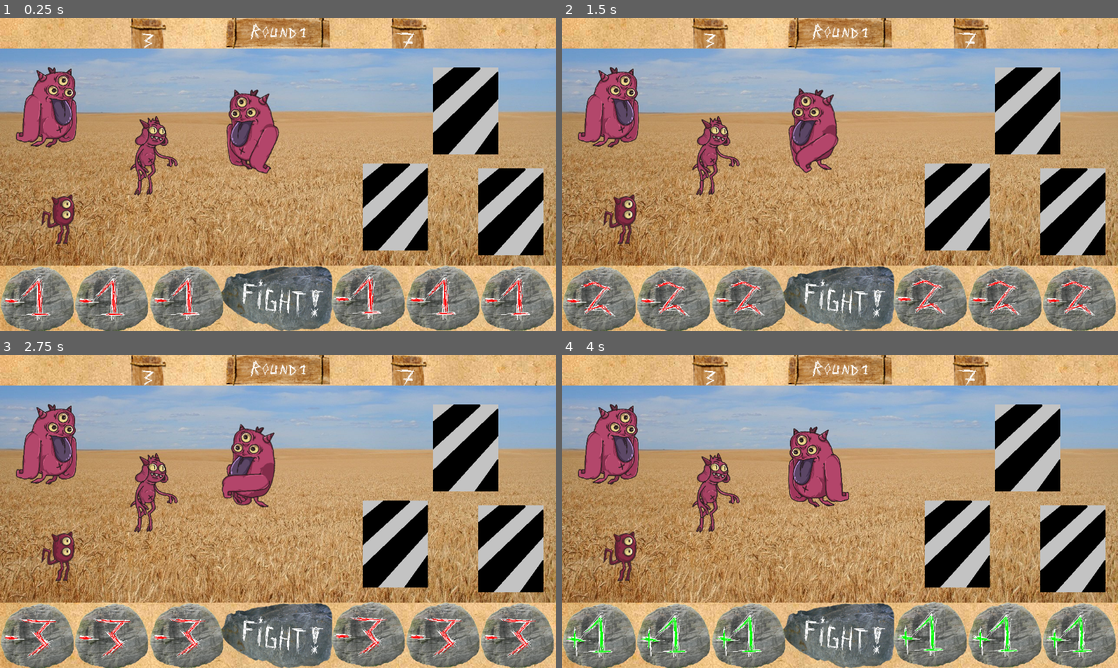
Above: before the commit, frames 1-4 (two rows, left to right).
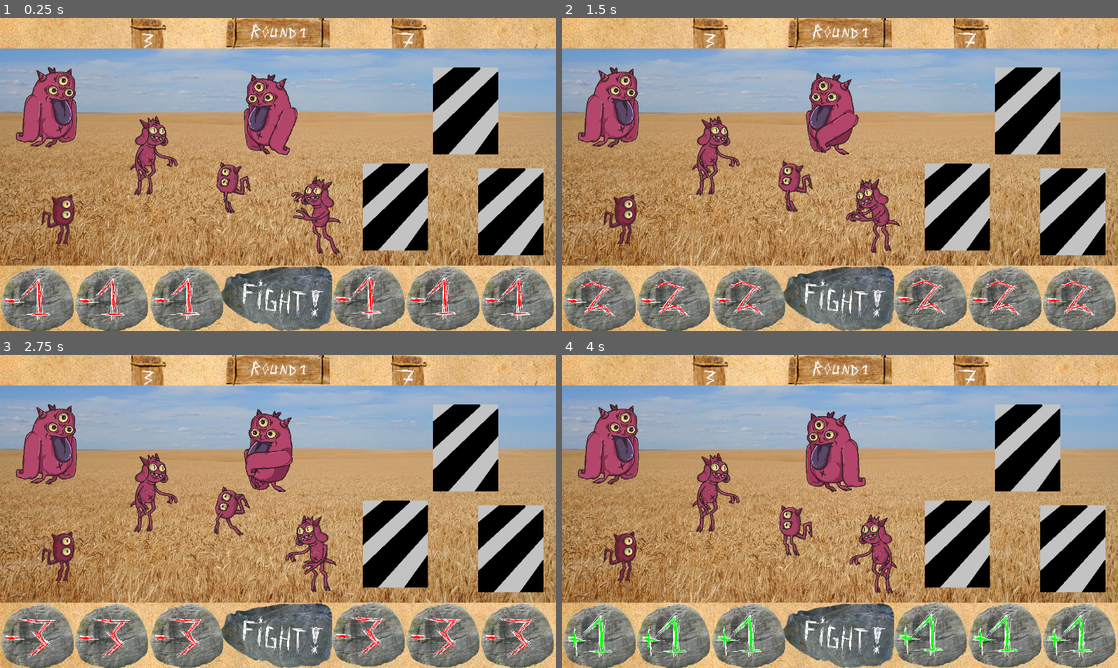
Above: after the commit, the same moments.

Repository: Onizik/Ludum04.24
Game: Godot game, scene res://scenes/main_game.tscn
Same seed, same stepped clock (60 frames per second), same inputs: the game is played once before the commit and once after it. The project has no main scene, so this scene is started directly.
Inputs (mouse positions are in pixels of both pictures, inside the frame that each line leads up to):
- Up to frame 1 (0.25 s): no input
- Up to frame 2 (1.5 s): click (840, 299) at 0.5 s; click (600, 299) at 1.25 s
- Up to frame 3 (2.75 s): click (111, 636) at 2 s
- Up to frame 4 (4 s): click (751, 636) at 2.75 s; click (928, 633) at 3.5 s

The runs differ from the first frame. In frame 1, 3.9% of the frame differs, in the area x 39-62%, y 18-76%; in frame 2, 3.8%; in frame 3, 3.7%; in frame 4, 4.2%, in the area x 39-61%, y 18-77%.

Commit message:
add animations for bes

Diff:
--- a/assets/game/animations/bes.tscn
+++ b/assets/game/animations/bes.tscn
@@ -1,10 +1,20 @@
-[gd_scene load_steps=9 format=3 uid="uid://bc1qrum2m26d8"]
+[gd_scene load_steps=21 format=3 uid="uid://bc1qrum2m26d8"]
 
 [ext_resource type="Texture2D" uid="uid://bf00n1s0iwde6" path="res://assets/game/enemy/bes1/parts/bes1_body.png" id="1_hgl7b"]
 [ext_resource type="Texture2D" uid="uid://df42pj1s5ilgc" path="res://assets/game/enemy/bes1/parts/bes1_arm_l.png" id="2_61j1t"]
 [ext_resource type="Texture2D" uid="uid://ey18x68n74ku" path="res://assets/game/enemy/bes1/parts/bes1_arm_r.png" id="3_0rxpv"]
 [ext_resource type="Texture2D" uid="uid://b0u2o0o5ja2xe" path="res://assets/game/enemy/bes1/parts/bes1_leg_l.png" id="4_f8q4e"]
 [ext_resource type="Texture2D" uid="uid://sdd1icr4856e" path="res://assets/game/enemy/bes1/parts/bes1_leg_r.png" id="5_0locl"]
+[ext_resource type="Texture2D" uid="uid://k1salf8dae1a" path="res://assets/game/enemy/bes2/parts/bes2_body.png" id="6_617fn"]
+[ext_resource type="Texture2D" uid="uid://b0lg4oqacp5gk" path="res://assets/game/enemy/bes2/parts/bes2_leg_l.png" id="7_fxney"]
+[ext_resource type="Texture2D" uid="uid://b22enq7staso1" path="res://assets/game/enemy/bes2/parts/bes2_leg_r.png" id="8_osgmb"]
+[ext_resource type="Texture2D" uid="uid://bchwl7mgw5jub" path="res://assets/game/enemy/bes2/parts/bes2_tail.png" id="9_3jl76"]
+[ext_resource type="Texture2D" uid="uid://cwlofx7v2eqv" path="res://assets/game/enemy/bes4/bes4/bes4_body.png" id="10_4mhxk"]
+[ext_resource type="Texture2D" uid="uid://botufkj5mf88k" path="res://assets/game/enemy/bes4/bes4/bes4_arm_l.png" id="11_erg6b"]
+[ext_resource type="Texture2D" uid="uid://cein8tygmoeud" path="res://assets/game/enemy/bes4/bes4/bes4_leg_r.png" id="12_7s7nw"]
+[ext_resource type="Texture2D" uid="uid://d5trakxugcvf" path="res://assets/game/enemy/bes4/bes4/bes4_arm_r.png" id="13_18va7"]
+[ext_resource type="Texture2D" uid="uid://574si2nlodth" path="res://assets/game/enemy/bes4/bes4/bes4_leg_l.png" id="14_rbce3"]
+[ext_resource type="Texture2D" uid="uid://cfm2g6ufi2u7a" path="res://assets/game/enemy/bes4/bes4/bes4_tail.png" id="15_ii4l2"]
 
 [sub_resource type="Animation" id="Animation_jjwwm"]
 resource_name = "idle"
@@ -13,7 +23,7 @@
 tracks/0/type = "value"
 tracks/0/imported = false
 tracks/0/enabled = true
-tracks/0/path = NodePath("body/arm_l:rotation")
+tracks/0/path = NodePath("bes1/arm_l:rotation")
 tracks/0/interp = 1
 tracks/0/loop_wrap = true
 tracks/0/keys = {
@@ -25,7 +35,7 @@
 tracks/1/type = "value"
 tracks/1/imported = false
 tracks/1/enabled = true
-tracks/1/path = NodePath("body/arm_r:rotation")
+tracks/1/path = NodePath("bes1/arm_r:rotation")
 tracks/1/interp = 1
 tracks/1/loop_wrap = true
 tracks/1/keys = {
@@ -37,7 +47,7 @@
 tracks/2/type = "value"
 tracks/2/imported = false
 tracks/2/enabled = true
-tracks/2/path = NodePath("body/leg_l:rotation")
+tracks/2/path = NodePath("bes1/leg_l:rotation")
 tracks/2/interp = 1
 tracks/2/loop_wrap = true
 tracks/2/keys = {
@@ -49,7 +59,7 @@
 tracks/3/type = "value"
 tracks/3/imported = false
 tracks/3/enabled = true
-tracks/3/path = NodePath("body/leg_r:rotation")
+tracks/3/path = NodePath("bes1/leg_r:rotation")
 tracks/3/interp = 1
 tracks/3/loop_wrap = true
 tracks/3/keys = {
@@ -61,7 +71,7 @@
 tracks/4/type = "value"
 tracks/4/imported = false
 tracks/4/enabled = true
-tracks/4/path = NodePath("body:rotation")
+tracks/4/path = NodePath("bes1:rotation")
 tracks/4/interp = 1
 tracks/4/loop_wrap = true
 tracks/4/keys = {
@@ -69,6 +79,18 @@
 "transitions": PackedFloat32Array(1, 1),
 "update": 0,
 "values": [0.0, 0.282743]
+}
+tracks/5/type = "value"
+tracks/5/imported = false
+tracks/5/enabled = true
+tracks/5/path = NodePath("bes1/arm_l:position")
+tracks/5/interp = 1
+tracks/5/loop_wrap = true
+tracks/5/keys = {
+"times": PackedFloat32Array(0, 1),
+"transitions": PackedFloat32Array(1, 1),
+"update": 0,
+"values": [Vector2(0, 0), Vector2(10.5895, -28.0689)]
 }
 
 [sub_resource type="Animation" id="Animation_umm8v"]
@@ -76,7 +98,7 @@
 tracks/0/type = "value"
 tracks/0/imported = false
 tracks/0/enabled = true
-tracks/0/path = NodePath("body/arm_l:rotation")
+tracks/0/path = NodePath("bes1/arm_l:rotation")
 tracks/0/interp = 1
 tracks/0/loop_wrap = true
 tracks/0/keys = {
@@ -88,7 +110,7 @@
 tracks/1/type = "value"
 tracks/1/imported = false
 tracks/1/enabled = true
-tracks/1/path = NodePath("body/arm_r:rotation")
+tracks/1/path = NodePath("bes1/arm_r:rotation")
 tracks/1/interp = 1
 tracks/1/loop_wrap = true
 tracks/1/keys = {
@@ -100,7 +122,7 @@
 tracks/2/type = "value"
 tracks/2/imported = false
 tracks/2/enabled = true
-tracks/2/path = NodePath("body/leg_l:rotation")
+tracks/2/path = NodePath("bes1/leg_l:rotation")
 tracks/2/interp = 1
 tracks/2/loop_wrap = true
 tracks/2/keys = {
@@ -112,7 +134,7 @@
 tracks/3/type = "value"
 tracks/3/imported = false
 tracks/3/enabled = true
-tracks/3/path = NodePath("body/leg_r:rotation")
+tracks/3/path = NodePath("bes1/leg_r:rotation")
 tracks/3/interp = 1
 tracks/3/loop_wrap = true
 tracks/3/keys = {
@@ -124,7 +146,7 @@
 tracks/4/type = "value"
 tracks/4/imported = false
 tracks/4/enabled = true
-tracks/4/path = NodePath("body:rotation")
+tracks/4/path = NodePath("bes1:rotation")
 tracks/4/interp = 1
 tracks/4/loop_wrap = true
 tracks/4/keys = {
@@ -133,35 +155,579 @@
 "update": 0,
 "values": [0.0]
 }
+tracks/5/type = "value"
+tracks/5/imported = false
+tracks/5/enabled = true
+tracks/5/path = NodePath("bes1/arm_l:position")
+tracks/5/interp = 1
+tracks/5/loop_wrap = true
+tracks/5/keys = {
+"times": PackedFloat32Array(0),
+"transitions": PackedFloat32Array(1),
+"update": 0,
+"values": [Vector2(0, 0)]
+}
+tracks/6/type = "value"
+tracks/6/imported = false
+tracks/6/enabled = true
+tracks/6/path = NodePath("bes2:position")
+tracks/6/interp = 1
+tracks/6/loop_wrap = true
+tracks/6/keys = {
+"times": PackedFloat32Array(0),
+"transitions": PackedFloat32Array(1),
+"update": 0,
+"values": [Vector2(0, 0)]
+}
+tracks/7/type = "value"
+tracks/7/imported = false
+tracks/7/enabled = true
+tracks/7/path = NodePath("bes2:rotation")
+tracks/7/interp = 1
+tracks/7/loop_wrap = true
+tracks/7/keys = {
+"times": PackedFloat32Array(0),
+"transitions": PackedFloat32Array(1),
+"update": 0,
+"values": [0.0]
+}
+tracks/8/type = "value"
+tracks/8/imported = false
+tracks/8/enabled = true
+tracks/8/path = NodePath("bes2/leg_l:position")
+tracks/8/interp = 1
+tracks/8/loop_wrap = true
+tracks/8/keys = {
+"times": PackedFloat32Array(0),
+"transitions": PackedFloat32Array(1),
+"update": 0,
+"values": [Vector2(0, 0)]
+}
+tracks/9/type = "value"
+tracks/9/imported = false
+tracks/9/enabled = true
+tracks/9/path = NodePath("bes2/leg_r:position")
+tracks/9/interp = 1
+tracks/9/loop_wrap = true
+tracks/9/keys = {
+"times": PackedFloat32Array(0),
+"transitions": PackedFloat32Array(1),
+"update": 0,
+"values": [Vector2(0, 0)]
+}
+tracks/10/type = "value"
+tracks/10/imported = false
+tracks/10/enabled = true
+tracks/10/path = NodePath("bes2/tail:position")
+tracks/10/interp = 1
+tracks/10/loop_wrap = true
+tracks/10/keys = {
+"times": PackedFloat32Array(0),
+"transitions": PackedFloat32Array(1),
+"update": 0,
+"values": [Vector2(0, 0)]
+}
+tracks/11/type = "value"
+tracks/11/imported = false
+tracks/11/enabled = true
+tracks/11/path = NodePath("bes2/leg_l:rotation")
+tracks/11/interp = 1
+tracks/11/loop_wrap = true
+tracks/11/keys = {
+"times": PackedFloat32Array(0),
+"transitions": PackedFloat32Array(1),
+"update": 0,
+"values": [0.0]
+}
+tracks/12/type = "value"
+tracks/12/imported = false
+tracks/12/enabled = true
+tracks/12/path = NodePath("bes2/leg_r:rotation")
+tracks/12/interp = 1
+tracks/12/loop_wrap = true
+tracks/12/keys = {
+"times": PackedFloat32Array(0),
+"transitions": PackedFloat32Array(1),
+"update": 0,
+"values": [0.0]
+}
+tracks/13/type = "value"
+tracks/13/imported = false
+tracks/13/enabled = true
+tracks/13/path = NodePath("bes2/tail:rotation")
+tracks/13/interp = 1
+tracks/13/loop_wrap = true
+tracks/13/keys = {
+"times": PackedFloat32Array(0),
+"transitions": PackedFloat32Array(1),
+"update": 0,
+"values": [0.0]
+}
+tracks/14/type = "value"
+tracks/14/imported = false
+tracks/14/enabled = true
+tracks/14/path = NodePath("bes3:position")
+tracks/14/interp = 1
+tracks/14/loop_wrap = true
+tracks/14/keys = {
+"times": PackedFloat32Array(0),
+"transitions": PackedFloat32Array(1),
+"update": 0,
+"values": [Vector2(0, 0)]
+}
+tracks/15/type = "value"
+tracks/15/imported = false
+tracks/15/enabled = true
+tracks/15/path = NodePath("bes3:rotation")
+tracks/15/interp = 1
+tracks/15/loop_wrap = true
+tracks/15/keys = {
+"times": PackedFloat32Array(0),
+"transitions": PackedFloat32Array(1),
+"update": 0,
+"values": [0.0]
+}
+tracks/16/type = "value"
+tracks/16/imported = false
+tracks/16/enabled = true
+tracks/16/path = NodePath("bes3/arm_l:position")
+tracks/16/interp = 1
+tracks/16/loop_wrap = true
+tracks/16/keys = {
+"times": PackedFloat32Array(0),
+"transitions": PackedFloat32Array(1),
+"update": 0,
+"values": [Vector2(0, 0)]
+}
+tracks/17/type = "value"
+tracks/17/imported = false
+tracks/17/enabled = true
+tracks/17/path = NodePath("bes3/arm_l:rotation")
+tracks/17/interp = 1
+tracks/17/loop_wrap = true
+tracks/17/keys = {
+"times": PackedFloat32Array(0),
+"transitions": PackedFloat32Array(1),
+"update": 0,
+"values": [0.0]
+}
+tracks/18/type = "value"
+tracks/18/imported = false
+tracks/18/enabled = true
+tracks/18/path = NodePath("bes3/leg_r:position")
+tracks/18/interp = 1
+tracks/18/loop_wrap = true
+tracks/18/keys = {
+"times": PackedFloat32Array(0),
+"transitions": PackedFloat32Array(1),
+"update": 0,
+"values": [Vector2(0, 0)]
+}
+tracks/19/type = "value"
+tracks/19/imported = false
+tracks/19/enabled = true
+tracks/19/path = NodePath("bes3/leg_r:rotation")
+tracks/19/interp = 1
+tracks/19/loop_wrap = true
+tracks/19/keys = {
+"times": PackedFloat32Array(0),
+"transitions": PackedFloat32Array(1),
+"update": 0,
+"values": [0.0]
+}
+tracks/20/type = "value"
+tracks/20/imported = false
+tracks/20/enabled = true
+tracks/20/path = NodePath("bes3/arm_r:position")
+tracks/20/interp = 1
+tracks/20/loop_wrap = true
+tracks/20/keys = {
+"times": PackedFloat32Array(0),
+"transitions": PackedFloat32Array(1),
+"update": 0,
+"values": [Vector2(0, 0)]
+}
+tracks/21/type = "value"
+tracks/21/imported = false
+tracks/21/enabled = true
+tracks/21/path = NodePath("bes3/arm_r:rotation")
+tracks/21/interp = 1
+tracks/21/loop_wrap = true
+tracks/21/keys = {
+"times": PackedFloat32Array(0),
+"transitions": PackedFloat32Array(1),
+"update": 0,
+"values": [0.0]
+}
+tracks/22/type = "value"
+tracks/22/imported = false
+tracks/22/enabled = true
+tracks/22/path = NodePath("bes3/leg_l:position")
+tracks/22/interp = 1
+tracks/22/loop_wrap = true
+tracks/22/keys = {
+"times": PackedFloat32Array(0),
+"transitions": PackedFloat32Array(1),
+"update": 0,
+"values": [Vector2(0, 0)]
+}
+tracks/23/type = "value"
+tracks/23/imported = false
+tracks/23/enabled = true
+tracks/23/path = NodePath("bes3/leg_l:rotation")
+tracks/23/interp = 1
+tracks/23/loop_wrap = true
+tracks/23/keys = {
+"times": PackedFloat32Array(0),
+"transitions": PackedFloat32Array(1),
+"update": 0,
+"values": [0.0]
+}
+tracks/24/type = "value"
+tracks/24/imported = false
+tracks/24/enabled = true
+tracks/24/path = NodePath("bes3/tail:position")
+tracks/24/interp = 1
+tracks/24/loop_wrap = true
+tracks/24/keys = {
+"times": PackedFloat32Array(0),
+"transitions": PackedFloat32Array(1),
+"update": 0,
+"values": [Vector2(0, 0)]
+}
+tracks/25/type = "value"
+tracks/25/imported = false
+tracks/25/enabled = true
+tracks/25/path = NodePath("bes3/tail:rotation")
+tracks/25/interp = 1
+tracks/25/loop_wrap = true
+tracks/25/keys = {
+"times": PackedFloat32Array(0),
+"transitions": PackedFloat32Array(1),
+"update": 0,
+"values": [0.0]
+}
+
+[sub_resource type="Animation" id="Animation_cf8je"]
+resource_name = "idle_bes2"
+length = 2.0
+loop_mode = 1
+tracks/0/type = "value"
+tracks/0/imported = false
+tracks/0/enabled = true
+tracks/0/path = NodePath("bes2:position")
+tracks/0/interp = 1
+tracks/0/loop_wrap = true
+tracks/0/keys = {
+"times": PackedFloat32Array(0, 0.7),
+"transitions": PackedFloat32Array(1, 1),
+"update": 0,
+"values": [Vector2(0, 0), Vector2(0, -42)]
+}
+tracks/1/type = "value"
+tracks/1/imported = false
+tracks/1/enabled = true
+tracks/1/path = NodePath("bes2:rotation")
+tracks/1/interp = 1
+tracks/1/loop_wrap = true
+tracks/1/keys = {
+"times": PackedFloat32Array(0, 0.7),
+"transitions": PackedFloat32Array(1, 1),
+"update": 0,
+"values": [0.0, 0.282743]
+}
+tracks/2/type = "value"
+tracks/2/imported = false
+tracks/2/enabled = true
+tracks/2/path = NodePath("bes2/leg_l:position")
+tracks/2/interp = 1
+tracks/2/loop_wrap = true
+tracks/2/keys = {
+"times": PackedFloat32Array(0, 0.7),
+"transitions": PackedFloat32Array(1, 1),
+"update": 0,
+"values": [Vector2(0, 0), Vector2(-0.0323496, -7.28004)]
+}
+tracks/3/type = "value"
+tracks/3/imported = false
+tracks/3/enabled = true
+tracks/3/path = NodePath("bes2/leg_r:position")
+tracks/3/interp = 1
+tracks/3/loop_wrap = true
+tracks/3/keys = {
+"times": PackedFloat32Array(0, 0.7),
+"transitions": PackedFloat32Array(1, 1),
+"update": 0,
+"values": [Vector2(0, 0), Vector2(-9.84958, 9.10965)]
+}
+tracks/4/type = "value"
+tracks/4/imported = false
+tracks/4/enabled = true
+tracks/4/path = NodePath("bes2/tail:position")
+tracks/4/interp = 1
+tracks/4/loop_wrap = true
+tracks/4/keys = {
+"times": PackedFloat32Array(0, 0.7),
+"transitions": PackedFloat32Array(1, 1),
+"update": 0,
+"values": [Vector2(0, 0), Vector2(-14.2811, 1.02499)]
+}
+tracks/5/type = "value"
+tracks/5/imported = false
+tracks/5/enabled = true
+tracks/5/path = NodePath("bes2/leg_l:rotation")
+tracks/5/interp = 1
+tracks/5/loop_wrap = true
+tracks/5/keys = {
+"times": PackedFloat32Array(0, 0.7),
+"transitions": PackedFloat32Array(1, 1),
+"update": 0,
+"values": [0.0, 0.282743]
+}
+tracks/6/type = "value"
+tracks/6/imported = false
+tracks/6/enabled = true
+tracks/6/path = NodePath("bes2/leg_r:rotation")
+tracks/6/interp = 1
+tracks/6/loop_wrap = true
+tracks/6/keys = {
+"times": PackedFloat32Array(0, 0.7),
+"transitions": PackedFloat32Array(1, 1),
+"update": 0,
+"values": [0.0, -0.846485]
+}
+tracks/7/type = "value"
+tracks/7/imported = false
+tracks/7/enabled = true
+tracks/7/path = NodePath("bes2/tail:rotation")
+tracks/7/interp = 1
+tracks/7/loop_wrap = true
+tracks/7/keys = {
+"times": PackedFloat32Array(0, 0.7),
+"transitions": PackedFloat32Array(1, 1),
+"update": 0,
+"values": [0.0, -0.705113]
+}
+
+[sub_resource type="Animation" id="Animation_8invr"]
+resource_name = "idle_bes3"
+length = 4.0
+loop_mode = 1
+tracks/0/type = "value"
+tracks/0/imported = false
+tracks/0/enabled = true
+tracks/0/path = NodePath("bes3:position")
+tracks/0/interp = 1
+tracks/0/loop_wrap = true
+tracks/0/keys = {
+"times": PackedFloat32Array(0, 0.5, 1),
+"transitions": PackedFloat32Array(1, 1, 1),
+"update": 0,
+"values": [Vector2(0, 0), Vector2(11, -4), Vector2(0, 0)]
+}
+tracks/1/type = "value"
+tracks/1/imported = false
+tracks/1/enabled = true
+tracks/1/path = NodePath("bes3:rotation")
+tracks/1/interp = 1
+tracks/1/loop_wrap = true
+tracks/1/keys = {
+"times": PackedFloat32Array(0, 0.5, 1),
+"transitions": PackedFloat32Array(1, 1, 1),
+"update": 0,
+"values": [0.0, 0.282743, -0.282743]
+}
+tracks/2/type = "value"
+tracks/2/imported = false
+tracks/2/enabled = true
+tracks/2/path = NodePath("bes3/arm_l:position")
+tracks/2/interp = 1
+tracks/2/loop_wrap = true
+tracks/2/keys = {
+"times": PackedFloat32Array(0, 0.1, 0.3, 0.5, 1),
+"transitions": PackedFloat32Array(1, 1, 1, 1, 1),
+"update": 0,
+"values": [Vector2(0, 0), Vector2(-4.71326, -8.94792), Vector2(8.52048, -35.5489), Vector2(39.9563, -34.518), Vector2(3.44494, -33.3636)]
+}
+tracks/3/type = "value"
+tracks/3/imported = false
+tracks/3/enabled = true
+tracks/3/path = NodePath("bes3/arm_l:rotation")
+tracks/3/interp = 1
+tracks/3/loop_wrap = true
+tracks/3/keys = {
+"times": PackedFloat32Array(0, 0.5, 1),
+"transitions": PackedFloat32Array(1, 1, 1),
+"update": 0,
+"values": [0.0, 2.96531, 1.97746]
+}
+tracks/4/type = "value"
+tracks/4/imported = false
+tracks/4/enabled = true
+tracks/4/path = NodePath("bes3/leg_r:position")
+tracks/4/interp = 1
+tracks/4/loop_wrap = true
+tracks/4/keys = {
+"times": PackedFloat32Array(0, 0.5, 1),
+"transitions": PackedFloat32Array(1, 1, 1),
+"update": 0,
+"values": [Vector2(0, 0), Vector2(-2.63424, -5.48277), Vector2(14.4368, -3.09517)]
+}
+tracks/5/type = "value"
+tracks/5/imported = false
+tracks/5/enabled = true
+tracks/5/path = NodePath("bes3/leg_r:rotation")
+tracks/5/interp = 1
+tracks/5/loop_wrap = true
+tracks/5/keys = {
+"times": PackedFloat32Array(0, 0.5, 1),
+"transitions": PackedFloat32Array(1, 1, 1),
+"update": 0,
+"values": [0.0, -0.424115, 0.565487]
+}
+tracks/6/type = "value"
+tracks/6/imported = false
+tracks/6/enabled = true
+tracks/6/path = NodePath("bes3/arm_r:position")
+tracks/6/interp = 1
+tracks/6/loop_wrap = true
+tracks/6/keys = {
+"times": PackedFloat32Array(0, 0.5, 1),
+"transitions": PackedFloat32Array(1, 1, 1),
+"update": 0,
+"values": [Vector2(0, 0), Vector2(-2.23801, -39.9624), Vector2(-4.6458, -5.51512)]
+}
+tracks/7/type = "value"
+tracks/7/imported = false
+tracks/7/enabled = true
+tracks/7/path = NodePath("bes3/arm_r:rotation")
+tracks/7/interp = 1
+tracks/7/loop_wrap = true
+tracks/7/keys = {
+"times": PackedFloat32Array(0, 0.5, 1),
+"transitions": PackedFloat32Array(1, 1, 1),
+"update": 0,
+"values": [0.0, 1.55334, 0.565487]
+}
+tracks/8/type = "value"
+tracks/8/imported = false
+tracks/8/enabled = true
+tracks/8/path = NodePath("bes3/leg_l:position")
+tracks/8/interp = 1
+tracks/8/loop_wrap = true
+tracks/8/keys = {
+"times": PackedFloat32Array(0, 0.5, 1),
+"transitions": PackedFloat32Array(1, 1, 1),
+"update": 0,
+"values": [Vector2(0, 0), Vector2(-11.1798, 18.8683), Vector2(12.0229, -16.2926)]
+}
+tracks/9/type = "value"
+tracks/9/imported = false
+tracks/9/enabled = true
+tracks/9/path = NodePath("bes3/leg_l:rotation")
+tracks/9/interp = 1
+tracks/9/loop_wrap = true
+tracks/9/keys = {
+"times": PackedFloat32Array(0, 0.5, 1),
+"transitions": PackedFloat32Array(1, 1, 1),
+"update": 0,
+"values": [0.0, -0.846485, 0.424115]
+}
+tracks/10/type = "value"
+tracks/10/imported = false
+tracks/10/enabled = true
+tracks/10/path = NodePath("bes3/tail:position")
+tracks/10/interp = 1
+tracks/10/loop_wrap = true
+tracks/10/keys = {
+"times": PackedFloat32Array(0, 0.5),
+"transitions": PackedFloat32Array(1, 1),
+"update": 0,
+"values": [Vector2(0, 0), Vector2(0, 0)]
+}
+tracks/11/type = "value"
+tracks/11/imported = false
+tracks/11/enabled = true
+tracks/11/path = NodePath("bes3/tail:rotation")
+tracks/11/interp = 1
+tracks/11/loop_wrap = true
+tracks/11/keys = {
+"times": PackedFloat32Array(0, 0.5, 1),
+"transitions": PackedFloat32Array(1, 1, 1),
+"update": 0,
+"values": [0.0, -0.987856, 0.0]
+}
 
 [sub_resource type="AnimationLibrary" id="AnimationLibrary_df4n8"]
 _data = {
 "RESET": SubResource("Animation_umm8v"),
-"idle": SubResource("Animation_jjwwm")
+"idle": SubResource("Animation_jjwwm"),
+"idle_bes2": SubResource("Animation_cf8je"),
+"idle_bes3": SubResource("Animation_8invr")
 }
 
 [node name="bes" type="Node2D"]
 
-[node name="AnimationPlayer" type="AnimationPlayer" parent="."]
+[node name="AP" type="AnimationPlayer" parent="."]
 libraries = {
 "": SubResource("AnimationLibrary_df4n8")
 }
-autoplay = "idle"
-
-[node name="body" type="Sprite2D" parent="."]
+
+[node name="bes1" type="Sprite2D" parent="."]
+visible = false
+texture_filter = 1
 texture = ExtResource("1_hgl7b")
 
-[node name="arm_l" type="Sprite2D" parent="body"]
+[node name="arm_r" type="Sprite2D" parent="bes1"]
+z_index = -1
+texture = ExtResource("3_0rxpv")
+
+[node name="leg_l" type="Sprite2D" parent="bes1"]
+z_index = -1
+texture = ExtResource("4_f8q4e")
+
+[node name="leg_r" type="Sprite2D" parent="bes1"]
+z_index = -1
+texture = ExtResource("5_0locl")
+
+[node name="arm_l" type="Sprite2D" parent="bes1"]
 texture = ExtResource("2_61j1t")
 
-[node name="arm_r" type="Sprite2D" parent="body"]
-z_index = -1
-texture = ExtResource("3_0rxpv")
-
-[node name="leg_l" type="Sprite2D" parent="body"]
-z_index = -1
-texture = ExtResource("4_f8q4e")
-
-[node name="leg_r" type="Sprite2D" parent="body"]
-z_index = -1
-texture = ExtResource("5_0locl")
+[node name="bes2" type="Sprite2D" parent="."]
+visible = false
+texture_filter = 1
+texture = ExtResource("6_617fn")
+
+[node name="leg_l" type="Sprite2D" parent="bes2"]
+texture = ExtResource("7_fxney")
+
+[node name="leg_r" type="Sprite2D" parent="bes2"]
+z_index = -1
+texture = ExtResource("8_osgmb")
+
+[node name="tail" type="Sprite2D" parent="bes2"]
+z_index = -1
+texture = ExtResource("9_3jl76")
+
+[node name="bes3" type="Sprite2D" parent="."]
+texture_filter = 1
+texture = ExtResource("10_4mhxk")
+
+[node name="arm_l" type="Sprite2D" parent="bes3"]
+texture = ExtResource("11_erg6b")
+
+[node name="leg_r" type="Sprite2D" parent="bes3"]
+z_index = -1
+texture = ExtResource("12_7s7nw")
+
+[node name="arm_r" type="Sprite2D" parent="bes3"]
+z_index = -1
+texture = ExtResource("13_18va7")
+
+[node name="leg_l" type="Sprite2D" parent="bes3"]
+z_index = -1
+texture = ExtResource("14_rbce3")
+
+[node name="tail" type="Sprite2D" parent="bes3"]
+z_index = -1
+texture = ExtResource("15_ii4l2")
--- a/scenes/main_game.tscn
+++ b/scenes/main_game.tscn
@@ -67,7 +67,16 @@
 light_mask = 0
 visibility_layer = 2
 z_index = 1
-position = Vector2(590, 260)
+texture_filter = 1
+position = Vector2(630, 225)
+
+[node name="bes2" parent="." instance=ExtResource("19_d6v85")]
+z_index = 2
+position = Vector2(525, 376)
+
+[node name="bes3" parent="." instance=ExtResource("19_d6v85")]
+z_index = 2
+position = Vector2(722, 455)
 
 [node name="bg" type="Sprite2D" parent="."]
 position = Vector2(640, 240)
--- a/scripts/main_game.gd
+++ b/scripts/main_game.gd
@@ -3,6 +3,20 @@
 
 # Called when the node enters the scene tree for the first time.
 func _ready():
+	$bes/bes1.visible = true
+	$bes/bes2.visible = false
+	$bes/bes3.visible = false
+	$bes/AP.play("idle")
+
+	$bes2/bes2.visible = true
+	$bes2/bes1.visible = false
+	$bes2/bes3.visible = false
+	$bes2/AP.play("idle_bes2")
+
+	$bes3/bes3.visible = true
+	$bes3/bes1.visible = false
+	$bes3/bes2.visible = false
+	$bes3/AP.play("idle_bes3")
 	pass # Replace with function body.
 
 
Binary file changed: assets/game/enemy/bes2/parts/bes2_body.png
Binary file changed: assets/game/enemy/bes2/parts/bes2_leg_l.png
Binary file changed: assets/game/enemy/bes2/parts/bes2_leg_r.png
